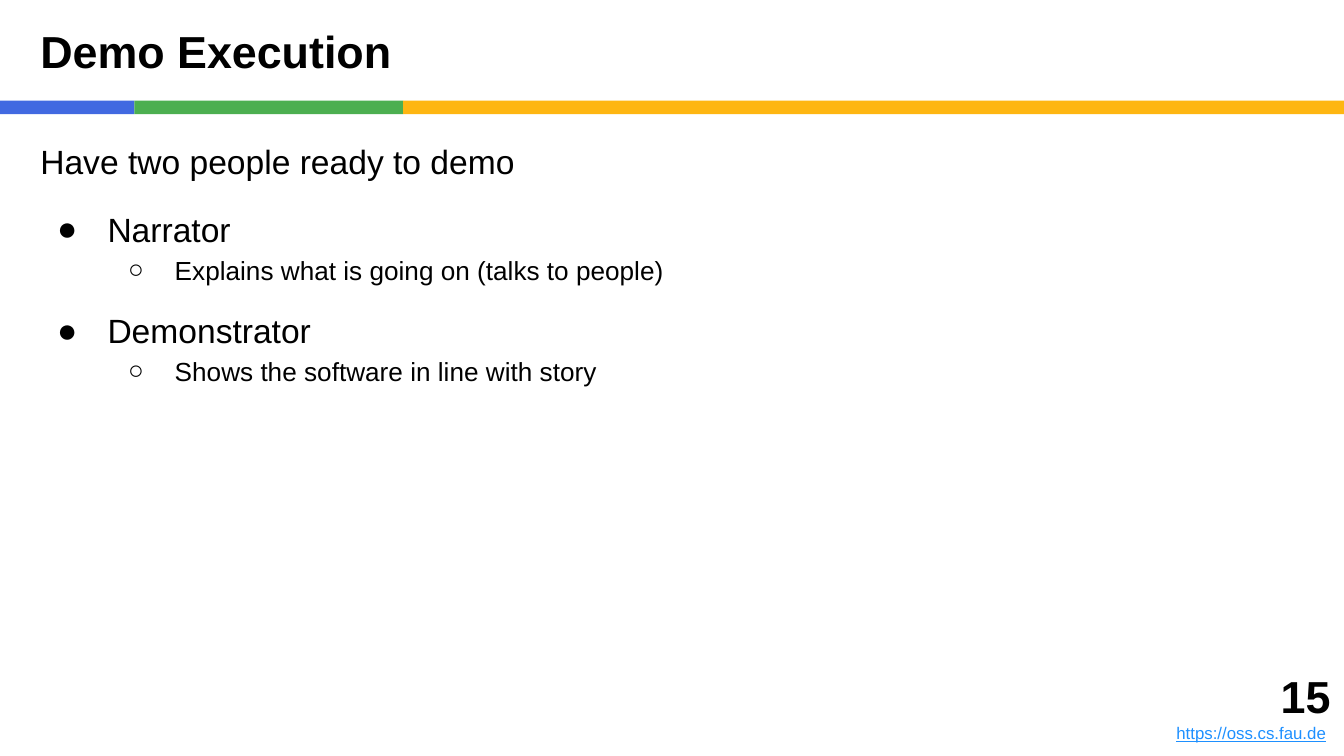
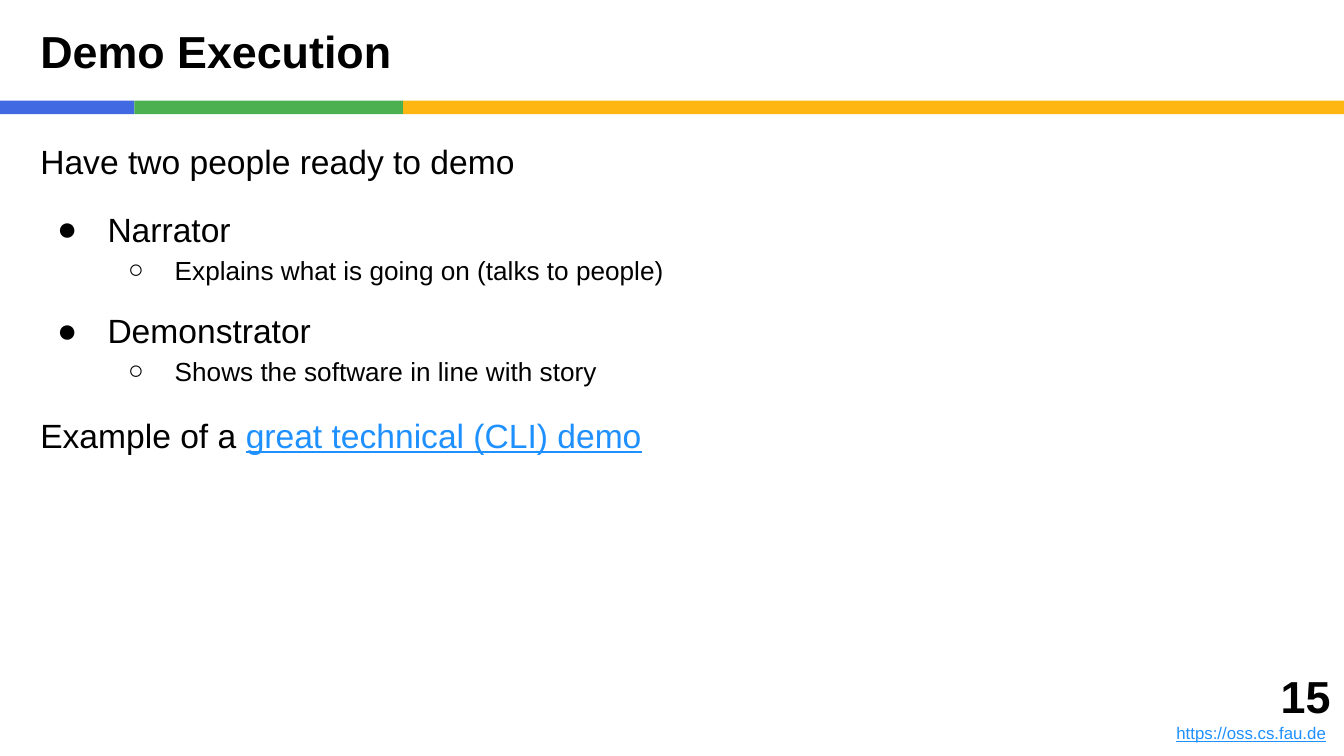
Before and after one commit to dirkriehle/amos-course, a slide deck: slide 15 of Lecture slides/AMOS C01 - Demo Day Preparation.pptx. Drawn at 1344x756 pixels with LibreOffice and Linux fonts; fonts in the diff are those of the drawing. Boxes give left, top, right and bottom in pixels: in the first picture for what was removed or moved away, otherwise in the second. Text is boxed around its words. In the diff, an @@ line names an element or a change of style, - is before the commit and + after.

Commit message:
Updates after demo day prep

```diff
--- a/Lecture slides/AMOS C01 - Demo Day Preparation.pptx
+++ b/Lecture slides/AMOS C01 - Demo Day Preparation.pptx
@@ text at <box>40,423,641,454</box>: paragraph added @@
+Example of a great technical (CLI) demo
```
Also in this commit, not shown: 12 other files.
